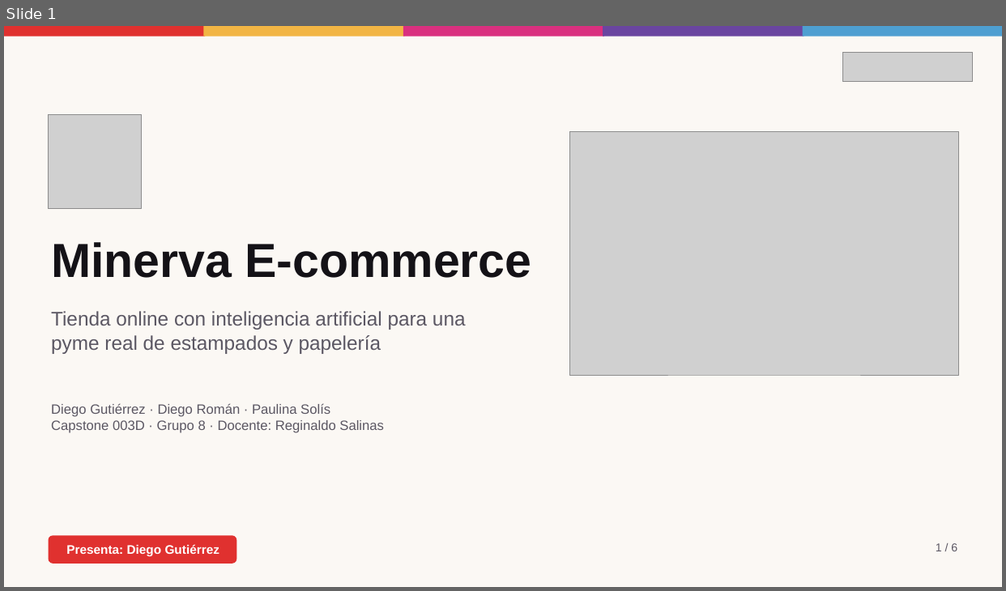
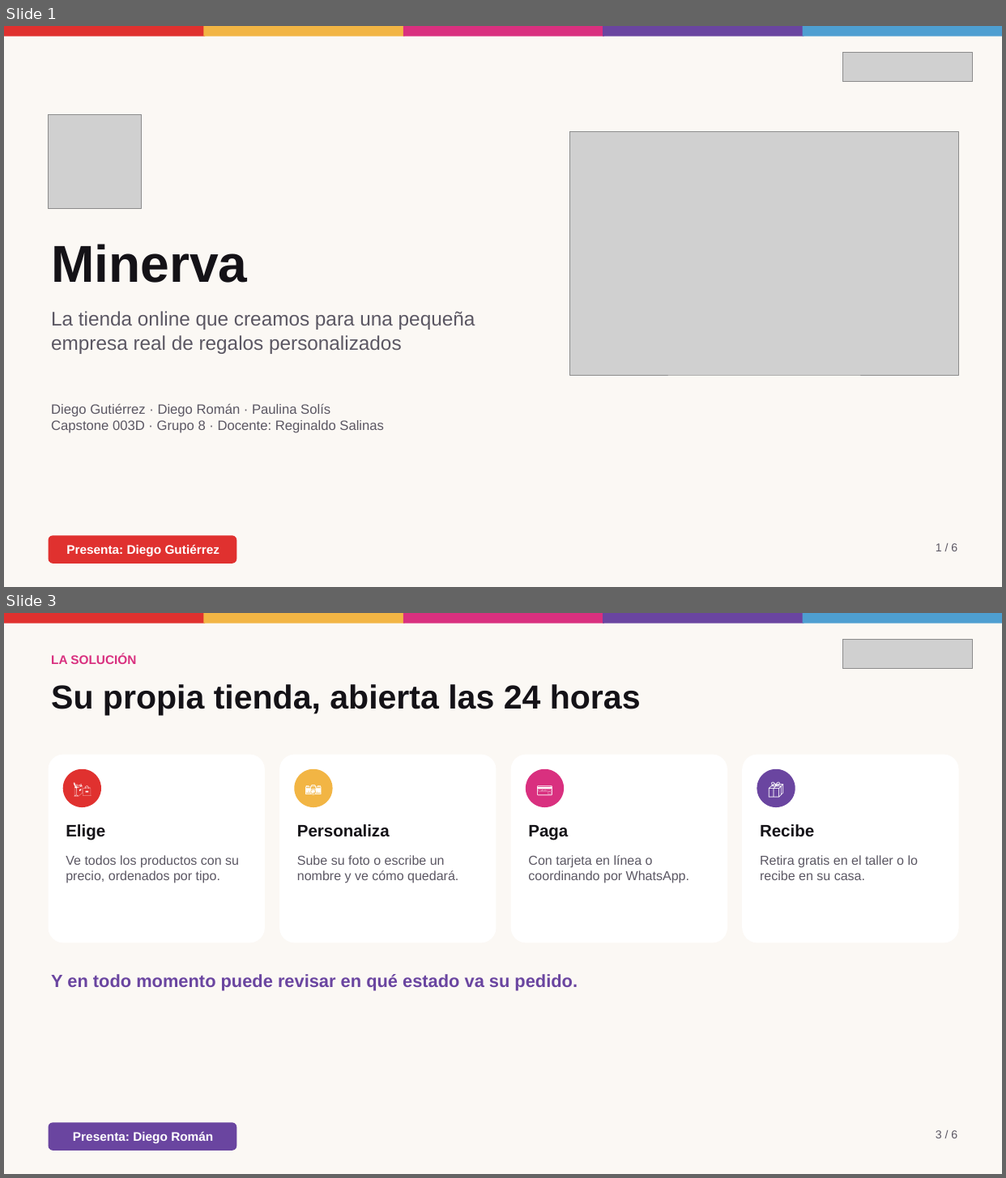
Before and after one commit to Gutixd/2026_2_MA_CAPSOTONE_003D_GRUPO_08, a slide deck: Fase 3/Evidencias Grupales/Presentacion Fase 3 - Minerva (2 min).pptx. Shown one above the other, each under a label of ours: slide 1 before the commit, slides 1 and 3 after it; the slides between them are not shown. The pictures are 1006x591 and 1006x1178 pixels, drawn with LibreOffice and Linux fonts; fonts in the diff are those of the drawing; grey boxes stand for pictures. Boxes give left, top, right and bottom in pixels: in the first picture for what was removed or moved away, otherwise in the second. Text is boxed around its words. In the diff, an @@ line names an element or a change of style, - is before the commit and + after.

```diff
--- a/Fase 3/Evidencias Grupales/Presentacion Fase 3 - Minerva (2 min).pptx
+++ b/Fase 3/Evidencias Grupales/Presentacion Fase 3 - Minerva (2 min).pptx
@@ slide 3 added at (4,613,1002,1174), background #FBF8F4 @@
@@ rectangle added at (4,613,206,624), fill #E0312F @@
@@ rectangle added at (204,613,405,624), fill #F2B544 @@
@@ rectangle added at (403,613,604,624), fill #D9307F @@
@@ rectangle added at (603,613,804,624), fill #6A45A0 @@
@@ rectangle added at (803,613,1002,624), fill #4E9FD1 @@
@@ text added at (51,654,136,664), 12 pt, text #D9307F, bold @@
+LA SOLUCIÓN
@@ picture added at (843,639,973,668) @@
@@ text added at (51,684,641,715), 32 pt, text #141217, bold @@
+Su propia tienda, abierta las 24 horas
@@ rounded rectangle added at (49,755,265,943), fill #FFFFFF @@
@@ rounded rectangle added at (279,755,496,943), fill #FFFFFF @@
@@ rounded rectangle added at (511,755,727,943), fill #FFFFFF @@
@@ rounded rectangle added at (742,755,958,943), fill #FFFFFF @@
@@ ellipse added at (63,769,101,807), fill #E0312F, 16 pt, text #FFFFFF @@
+🛍️
@@ ellipse added at (295,769,333,807), fill #F2B544, 16 pt, text #FFFFFF @@
+📷
@@ ellipse added at (526,769,564,807), fill #D9307F, 16 pt, text #FFFFFF @@
+💳
@@ ellipse added at (757,769,795,807), fill #6A45A0, 16 pt, text #FFFFFF @@
+📦
@@ text added at (66,824,105,840), 16 pt, text #141217, bold @@
+Elige
@@ text added at (297,824,390,837), 16 pt, text #141217, bold @@
+Personaliza
@@ text added at (528,825,568,840), 16 pt, text #141217, bold @@
+Paga
@@ text added at (760,824,814,837), 16 pt, text #141217, bold @@
+Recibe
@@ text added at (66,855,239,884), 12.5 pt, text #5B5763 @@
+Ve todos los productos con su precio, ordenados por tipo.
@@ text added at (297,855,458,884), 12.5 pt, text #5B5763 @@
+Sube su foto o escribe un nombre y ve cómo quedará.
@@ text added at (528,855,689,884), 12.5 pt, text #5B5763 @@
+Con tarjeta en línea o coordinando por WhatsApp.
@@ text added at (760,855,918,880), 12.5 pt, text #5B5763 @@
+Retira gratis en el taller o lo recibe en su casa.
@@ text added at (51,974,577,991), 17 pt, text #6A45A0, bold @@
+Y en todo momento puede revisar en qué estado va su pedido.
@@ rounded rectangle added at (49,1122,236,1151), fill #6A45A0, 12 pt, text #FFFFFF, bold @@
+Presenta: Diego Román
@@ text added at (936,1131,957,1139), 11 pt, text #5B5763 @@
+3 / 6
@@ slide 1 changed as well @@
@@ text at (51,244,247,283): text changed; size 46 to 50 pt @@
-Minerva E-commerce
+Minerva
@@ text at (51,311,475,354): text changed @@
-Tienda online con inteligencia artificial para una pyme real de estampados y papelería
+La tienda online que creamos para una pequeña empresa real de regalos personalizados
```
Also in this commit, not shown: 4 other slides added, 5 slides removed.
